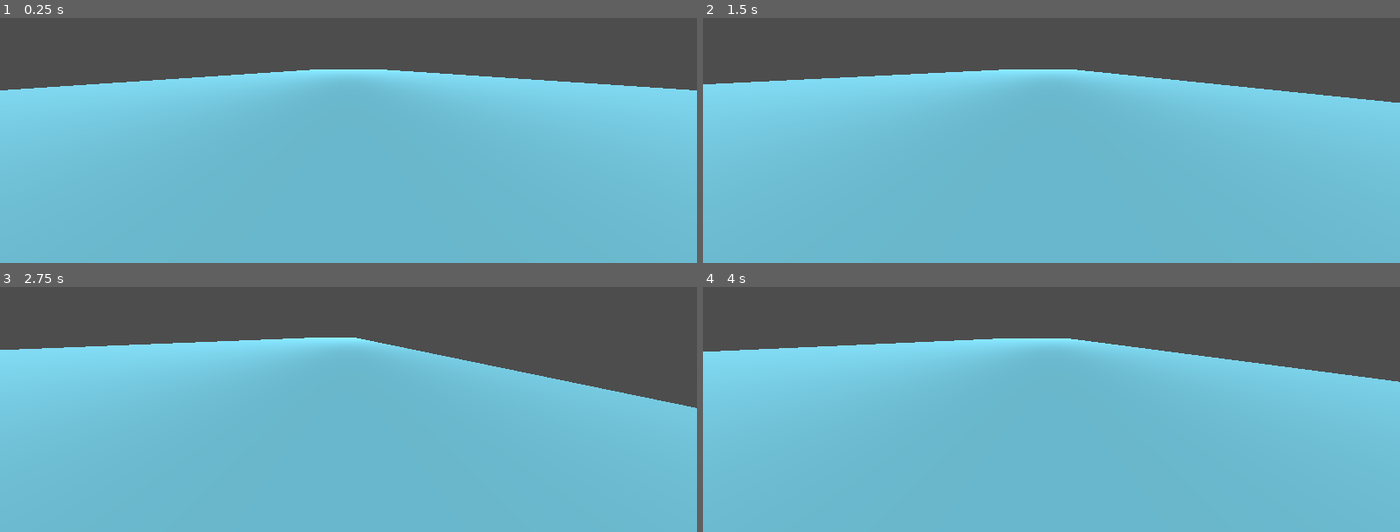
Above: before the commit, frames 1-4 (two rows, left to right).
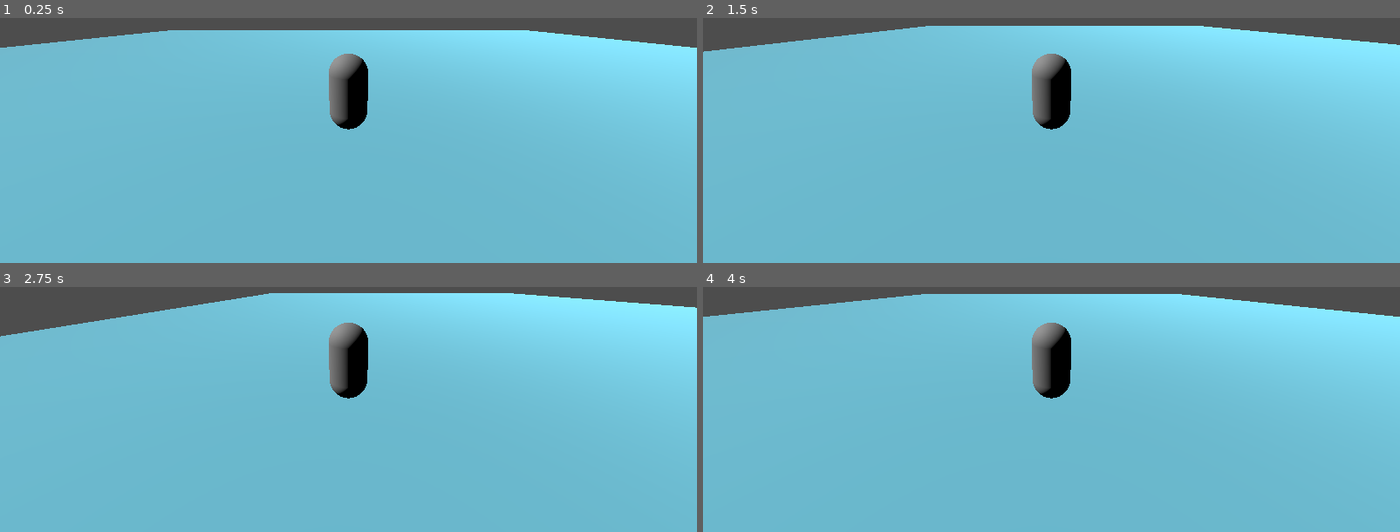
Above: after the commit, the same moments.

Repository: ianLewis8/rcos-s26-project
Game: Godot game, scene res://MainScene.tscn
Two runs of this game, one before a commit and one after it. Both use one fixed random seed, a clock stepped at 60 frames per second and the inputs below.
Inputs:
- Up to frame 1 (0.25 s): no input
- Up to frame 2 (1.5 s): tap Enter at 0.5 s; hold D (move_right) 0.53-1.28 s; hold S (move_back) from 1.28 s (still down)
- Up to frame 3 (2.75 s): release S (move_back) at 2.03 s; hold D (move_right) from 2.03 s (still down)
- Up to frame 4 (4 s): release D (move_right) at 2.78 s; hold W (move_forward) 2.78-3.53 s; hold A (move_left) from 3.53 s (still down)

The runs differ from the first frame. In frame 1, 22% of the frame differs, in the area x 0-100%, y 4-46%; in frame 2, 24%; in frame 3, 27%, in the area x 0-100%, y 2-50%; in frame 4, 25%.

Commit message:
Camera
created camera

Diff:
--- a/MainScene.tscn
+++ b/MainScene.tscn
@@ -32,6 +32,8 @@
 [node name="Player" parent="." unique_id=1771048706 instance=ExtResource("1_3mqji")]
 transform = Transform3D(1, 0, 0, 0, 1, 0, 0, 0, 1, 0, 1, 0)
 
-[node name="Camera3D" type="Camera3D" parent="Player" unique_id=346290755]
-transform = Transform3D(1, 0, 0, 0, 1, 0, 0, 0, 1, 0, 1, 0)
-fov = 160.3125
+[node name="cameraPivot" type="Marker3D" parent="Player" unique_id=820492082]
+
+[node name="Camera3D" type="Camera3D" parent="Player/cameraPivot" unique_id=743684132]
+transform = Transform3D(-4.222196e-08, -0.25881904, 0.9659258, -1.131334e-08, 0.9659258, 0.25881904, -1, 0, -4.371139e-08, 5, 2, 0)
+fov = 86.8949
